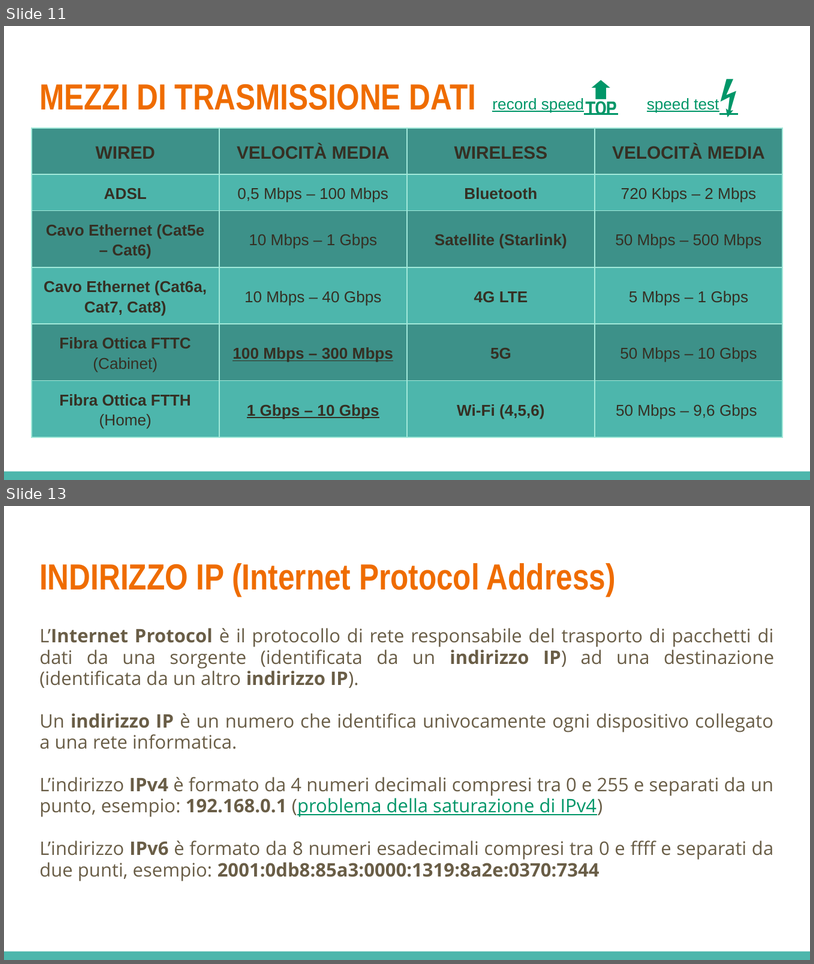
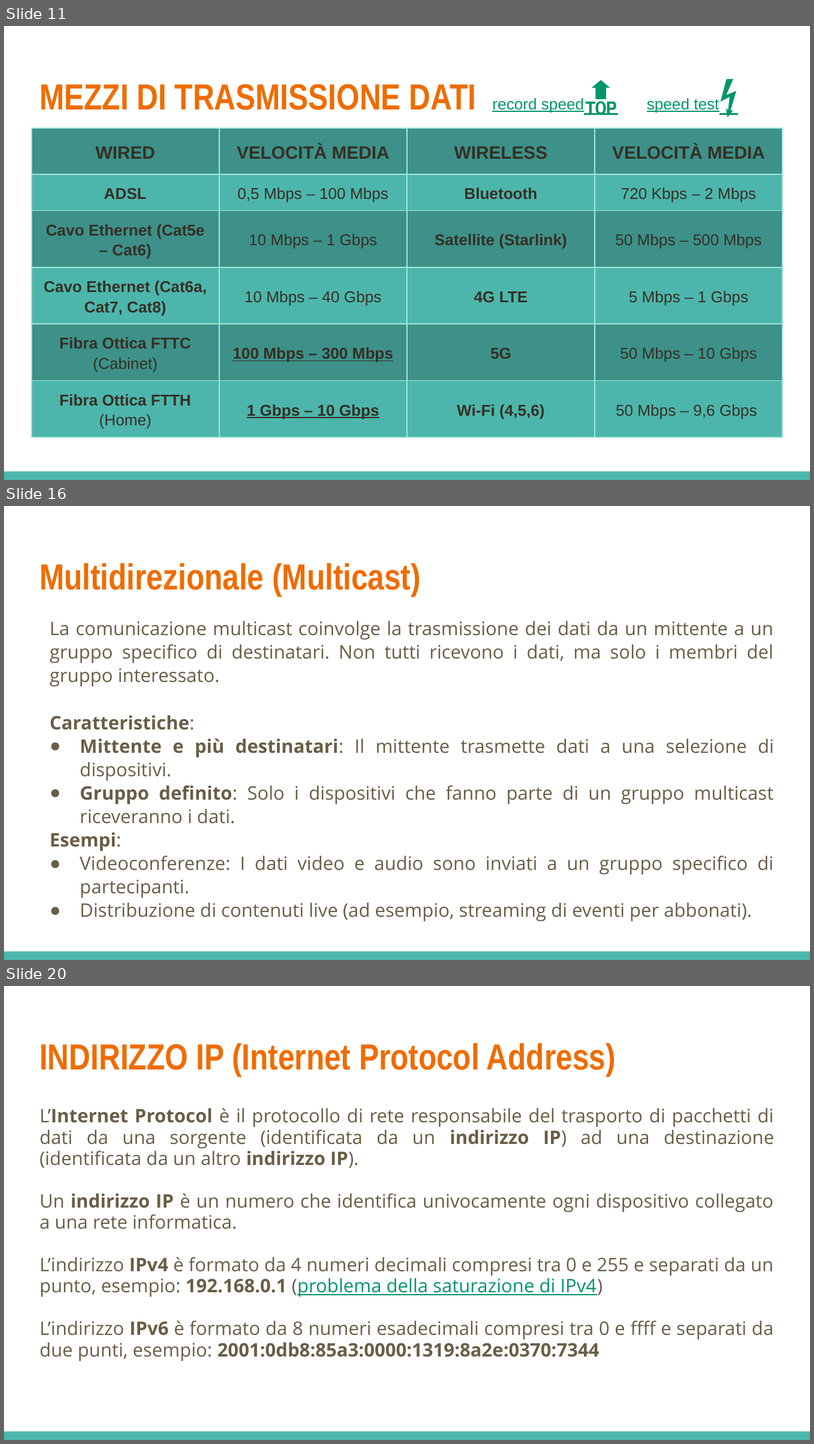
Before and after one commit to LeleCazza/LeleCazza.github.io, a slide deck: reti_informatiche/materiale/lezione_1_reti_introduzione.pptx. Shown one above the other, each under a label of ours: slides 11 and 13 before the commit, slides 11, 16 and 20 after it; the slides between them are not shown. The pictures are 814x964 and 814x1444 pixels, drawn with LibreOffice and Linux fonts; fonts in the diff are those of the drawing. Boxes give left, top, right and bottom in pixels: in the first picture for what was removed or moved away, otherwise in the second. Text is boxed around its words. In the diff, an @@ line names an element or a change of style, - is before the commit and + after.

```diff
--- a/reti_informatiche/materiale/lezione_1_reti_introduzione.pptx
+++ b/reti_informatiche/materiale/lezione_1_reti_introduzione.pptx
@@ slide 16 added at (4, 506, 810, 960), background #FFFFFF; not listed: 1 template element that a slide beside it also shows @@
@@ title added at (39, 563, 421, 596), 32.4 pt, text #EF6C00, bold @@
+Multidirezionale (Multicast)
@@ text added at (50, 621, 774, 921), 16.6 pt, text #695D46 @@
+La comunicazione multicast coinvolge la trasmissione dei dati da un mittente a un gruppo specifico di destinatari. Non tutti ricevono i dati, ma solo i membri del gruppo interessato.
+Caratteristiche:
+● Mittente e più destinatari: Il mittente trasmette dati a una selezione di dispositivi.
+● Gruppo definito: Solo i dispositivi che fanno parte di un gruppo multicast riceveranno i dati.
+Esempi:
+● Videoconferenze: I dati video e audio sono inviati a un gruppo specifico di partecipanti.
+● Distribuzione di contenuti live (ad esempio, streaming di eventi per abbonati).
@@ what was slide 13 is now slide 20 @@
```
Also in this commit, not shown: 2 slides changed, 14 other slides added, 3 slides removed, 1 other file.
